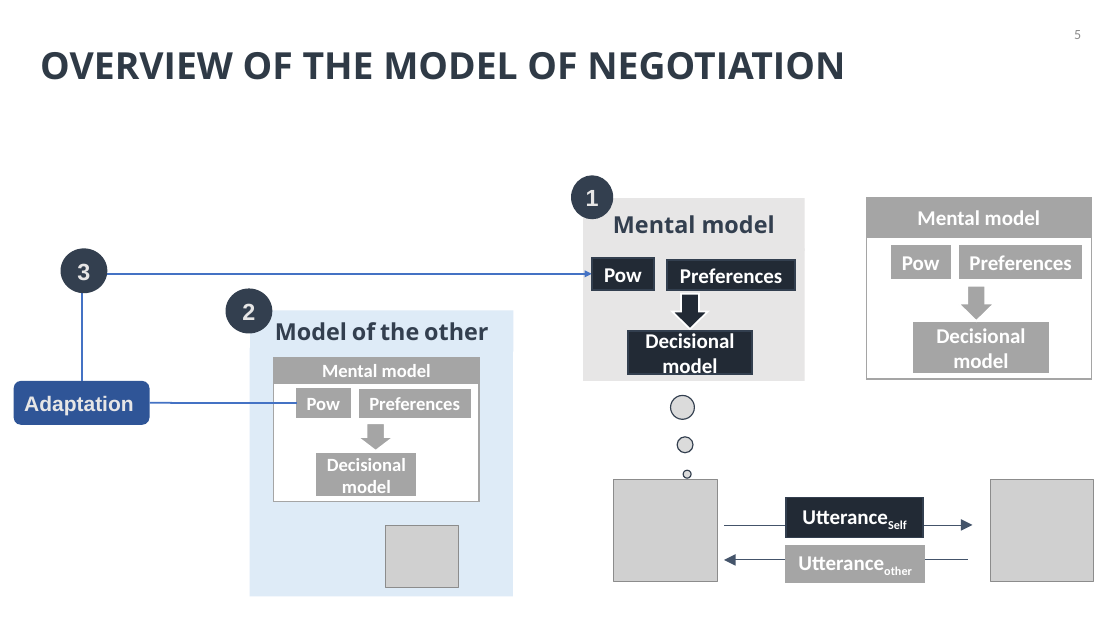
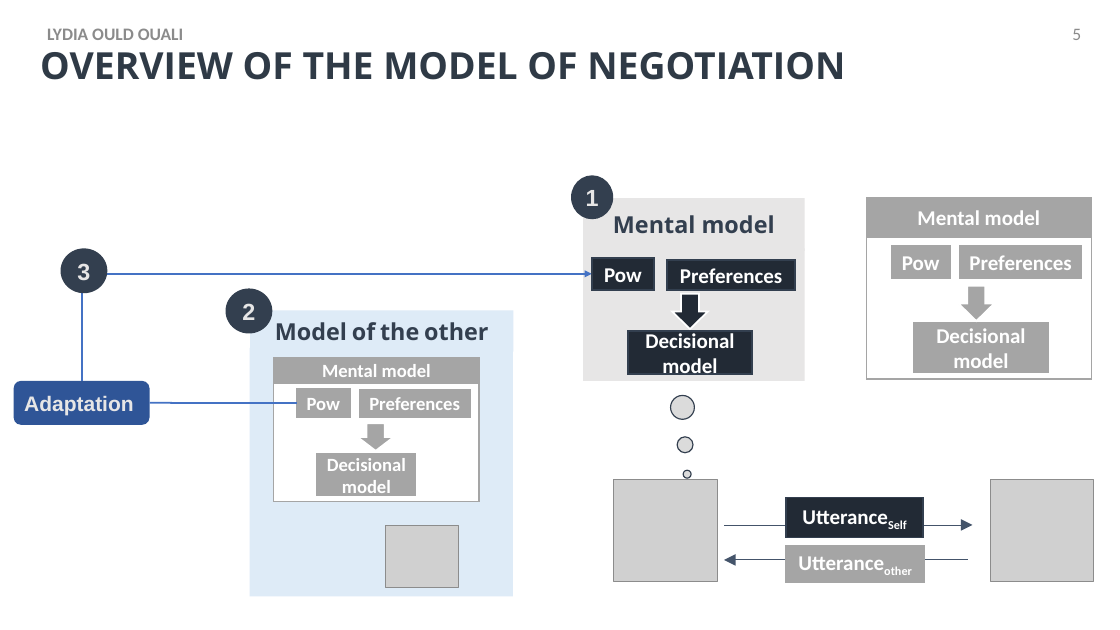
Before and after one commit to Olydia/Discolog, a slide deck: slide 5 of papers/Presentations/intellisys/intellysis.pptx. Drawn at 1120x630 pixels with LibreOffice and Linux fonts; fonts in the diff are those of the drawing; grey boxes stand for pictures. Boxes give left, top, right and bottom in pixels: in the first picture for what was removed or moved away, otherwise in the second. Text is boxed around its words. In the diff, an @@ line names an element or a change of style, - is before the commit and + after.

```diff
--- a/papers/Presentations/intellisys/intellysis.pptx
+++ b/papers/Presentations/intellisys/intellysis.pptx
@@ text added at (x1=47, y1=28, x2=183, y2=40), 15 pt, text #8C8C8C, bold @@
+LYDIA OULD OUALI
@@ page number at (x1=1072, y1=29, x2=1081, y2=40): size 12 to 15 pt @@
```
Also in this commit, not shown: 19 other slides changed, 2 other files.
